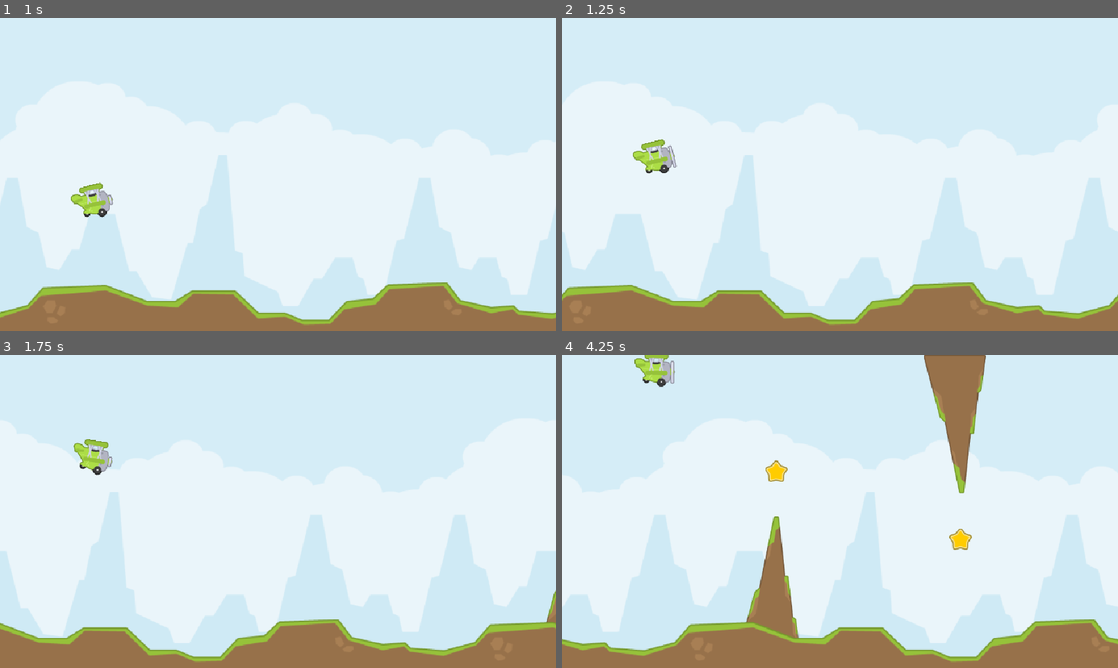
Above: before the commit, frames 1-4 (two rows, left to right).
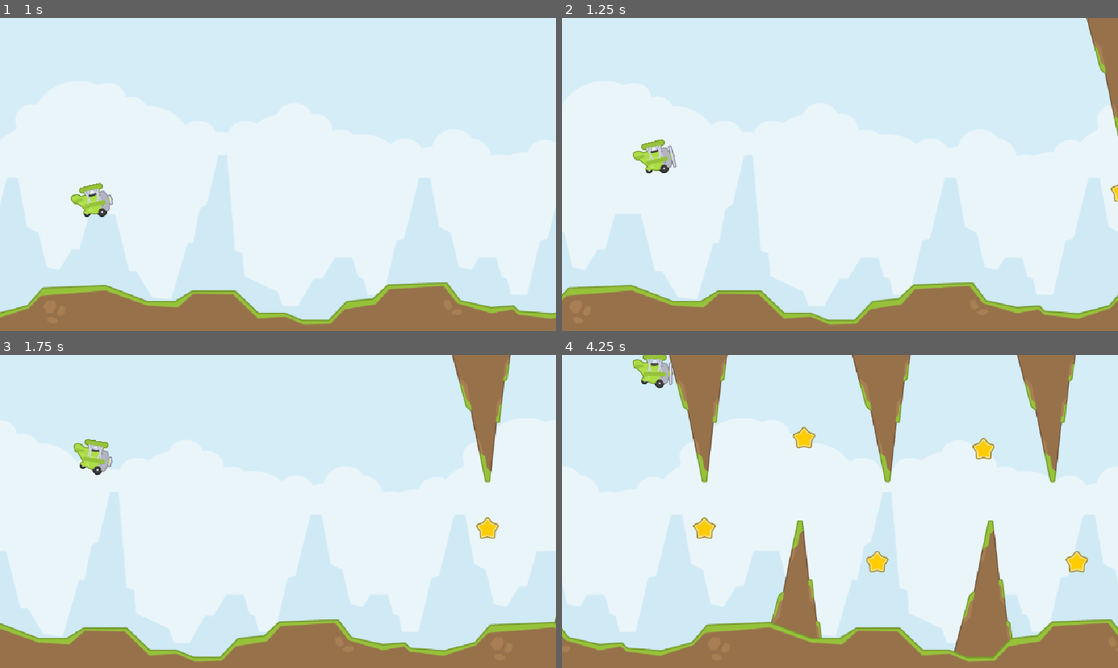
Above: after the commit, the same moments.

Repository: ittokunvim/example-godot
Game: Godot game, scene res://main.tscn
Same seed, same stepped clock (60 frames per second), same inputs: the game is played once before the commit and once after it.
Inputs:
- Up to frame 1 (1 s): hold Space (fly) from 0.53 s (still down)
- Up to frame 2 (1.25 s): keep holding Space (fly)
- Up to frame 3 (1.75 s): release Space (fly) at 1.28 s; tap Space (fly) at 1.35 s
- Up to frame 4 (4.25 s): hold Space (fly) 2.03-2.78 s; tap Space (fly) at 2.85 s; hold Space (fly) from 3.53 s (still down)

Frame 1 is identical in both runs. In frame 2, 1.1% of the frame differs, in the area x 94-100%, y 0-59%; in frame 3, 2.5%; in frame 4, 26%, in the area x 0-100%, y 0-99%.

Commit message:
Add maps to game

Diff:
--- a/jetpack-joyride/main.gd
+++ b/jetpack-joyride/main.gd
@@ -8,14 +8,25 @@
 
 const MAP_WIDTH := 960.0
 const SCROLL_SPEED := 250.0
+const ACTIVE_MAP_COUNT := 2
 
 const MAP_SCENES: Array[PackedScene] = [
 	preload("res://map_0.tscn"),
 	preload("res://map_1.tscn"),
+	preload("res://map_2.tscn"),
+	preload("res://map_3.tscn"),
+	preload("res://map_4.tscn"),
+	preload("res://map_5.tscn"),
+	preload("res://map_6.tscn"),
+	preload("res://map_7.tscn"),
+	preload("res://map_8.tscn"),
+	preload("res://map_9.tscn"),
+	preload("res://map_10.tscn"),
 ]
 
 var state := GameState.STANDBY
 var active_maps: Array[Node2D] = []
+var should_spawn_map_zero := true
 
 @onready var plane: CharacterBody2D = $Plane
 
@@ -60,10 +71,28 @@
 
 
 func _scroll_maps(delta: float) -> void:
-	for map_instance in active_maps:
+	for map_index in active_maps.size():
+		var map_instance := active_maps[map_index]
 		map_instance.position.x -= SCROLL_SPEED * delta
+
 		if map_instance.position.x <= -MAP_WIDTH:
-			map_instance.position.x += MAP_WIDTH * active_maps.size()
+			_replace_map(
+				map_index,
+				map_instance.position.x + MAP_WIDTH * ACTIVE_MAP_COUNT
+			)
+
+
+func _replace_map(map_index: int, map_position_x: float) -> void:
+	var old_map := active_maps[map_index]
+	old_map.queue_free()
+
+	var next_map_index := _get_next_map_index()
+	var next_map := MAP_SCENES[next_map_index].instantiate() as Node2D
+	next_map.position.x = map_position_x
+
+	add_child(next_map)
+	move_child(next_map, 0)
+	active_maps[map_index] = next_map
 
 
 func _enter_standby() -> void:
@@ -74,8 +103,21 @@
 
 func _start_playing() -> void:
 	state = GameState.PLAYING
-	_create_maps([0, 1])
+	should_spawn_map_zero = false
+	_create_maps([0, _get_next_map_index()])
 	plane.start_flying()
+
+
+func _get_next_map_index() -> int:
+	if state == GameState.STANDBY:
+		return 0
+
+	if should_spawn_map_zero:
+		should_spawn_map_zero = false
+		return 0
+
+	should_spawn_map_zero = true
+	return randi_range(1, MAP_SCENES.size() - 1)
 
 
 func _on_plane_crashed() -> void:
